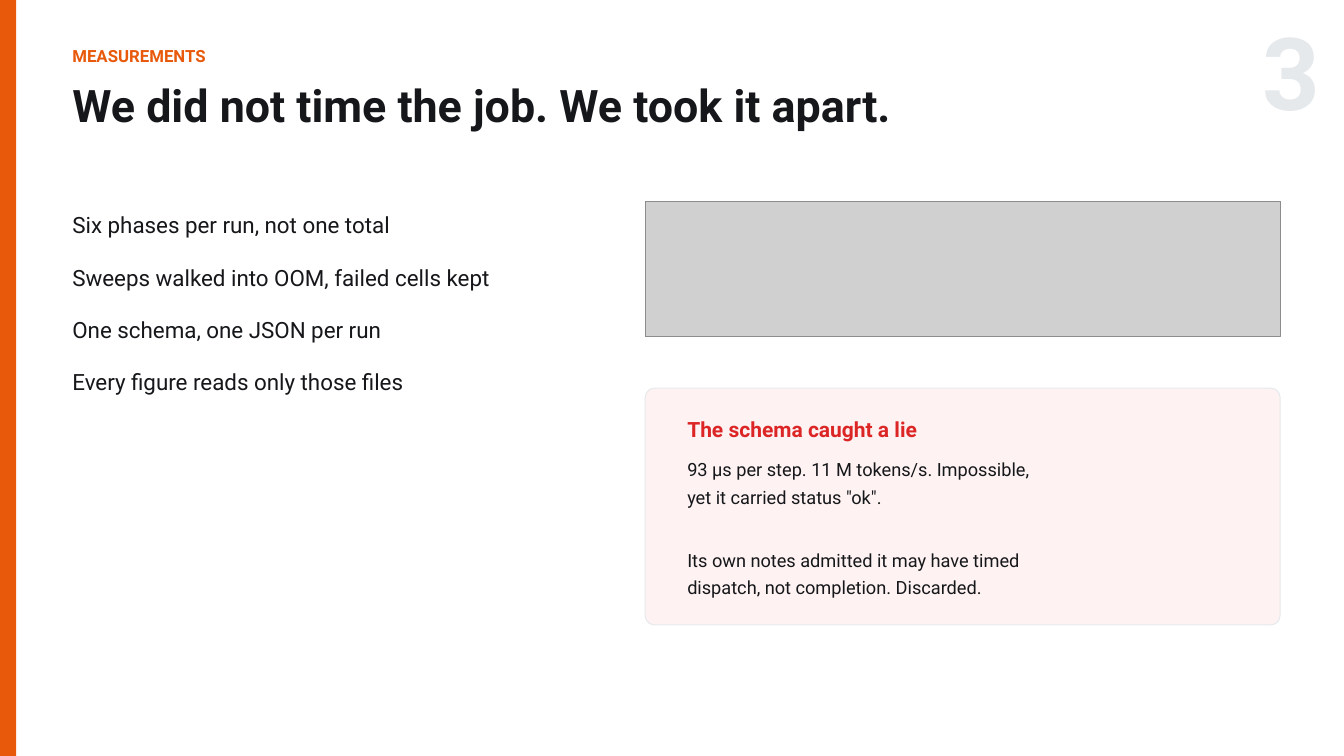
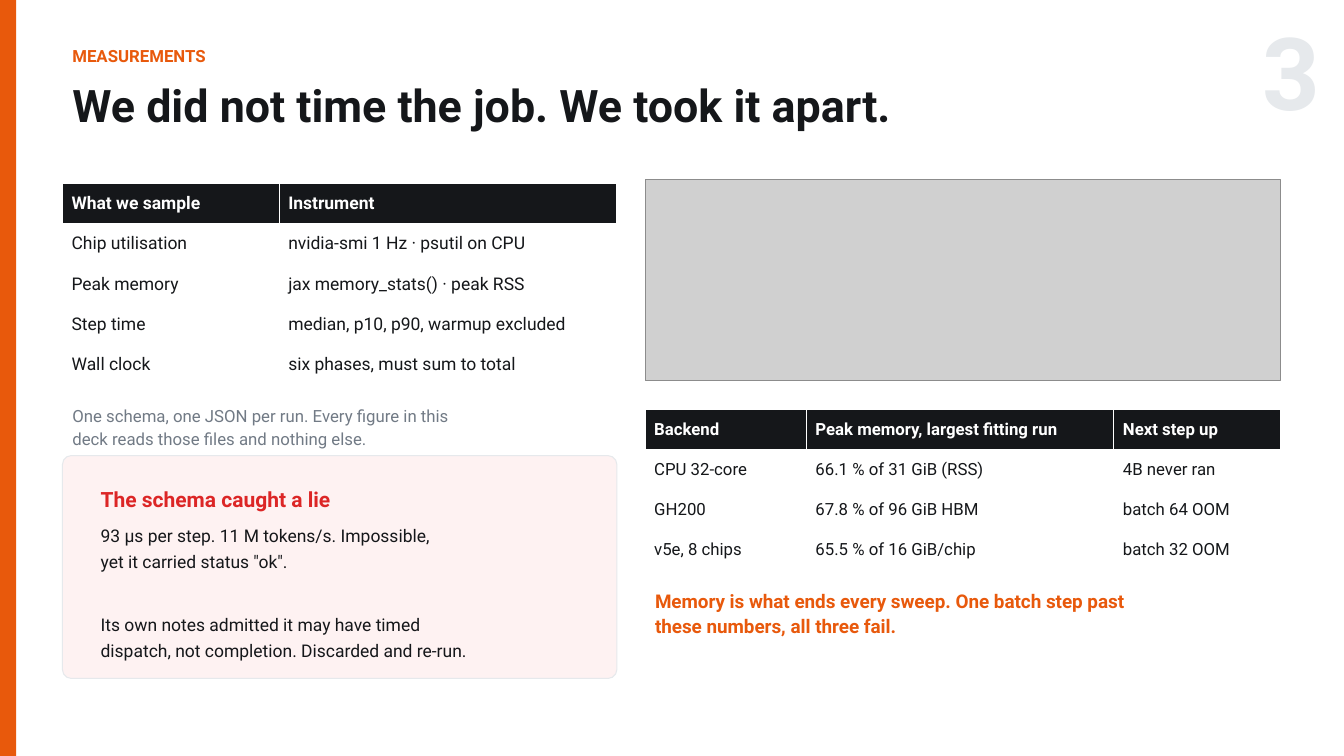
Before and after one commit to RN0L/me344-qwen3-icd10-profiling, a slide deck: slide 3 of slides/ME344_Final_Arnold_Hambuch.pptx. Drawn at 1344x756 pixels with LibreOffice and Linux fonts; fonts in the diff are those of the drawing; grey boxes stand for pictures. Boxes give left, top, right and bottom in pixels: in the first picture for what was removed or moved away, otherwise in the second. Text is boxed around its words. In the diff, an @@ line names an element or a change of style, - is before the commit and + after.

```diff
--- a/slides/ME344_Final_Arnold_Hambuch.pptx
+++ b/slides/ME344_Final_Arnold_Hambuch.pptx
@@ picture: place and size @@
-picture at <box>645,202,1280,337</box>
+picture at <box>645,179,1280,381</box>
@@ table added at <box>63,184,617,385</box>, 5 rows, 2 columns @@
+What we sample | Instrument
+Chip utilisation | nvidia-smi 1 Hz · psutil on CPU
+Peak memory | jax memory_stats() · peak RSS
+Step time | median, p10, p90, warmup excluded
+Wall clock | six phases, must sum to total
@@ text at <box>72,409,448,449</box>: text changed; size 16 to 12 pt; text colour #15171A to #717A85 @@
-Six phases per run, not one total
-Sweeps walked into OOM, failed cells kept
-One schema, one JSON per run
-Every figure reads only those files
+One schema, one JSON per run. Every figure in this
+deck reads those files and nothing else.
@@ table added at <box>645,409,1280,571</box>, 4 rows, 3 columns @@
+Backend | Peak memory, largest fitting run | Next step up
+CPU 32-core | 66.1 % of 31 GiB (RSS) | 4B never ran
+GH200 | 67.8 % of 96 GiB HBM | batch 64 OOM
+v5e, 8 chips | 65.5 % of 16 GiB/chip | batch 32 OOM
@@ rounded rectangle: place and size @@
-rounded rectangle at <box>645,388,1280,625</box>
+rounded rectangle at <box>63,456,617,679</box>
@@ text "The schema caught a lie": place and size @@
-text "The schema caught a lie" at <box>687,421,916,442</box>
+text "The schema caught a lie" at <box>101,491,330,512</box>
@@ text "93 µs per step. 11 ...": place and size @@
-text "93 µs per step. 11 ..." at <box>687,462,1029,598</box>
+text "93 µs per step. 11 ..." at <box>101,529,467,661</box>
@@ text at <box>101,529,430,635</box>: size 13 to 12.5 pt in "93 µs per step. 11 M tokens/s. ...", "yet it carried status "ok".", "Its own notes admitted it may have ..." @@
@@ text added at <box>655,593,1124,637</box>, 13.5 pt, text #E8590C, bold @@
+Memory is what ends every sweep. One batch step past
+these numbers, all three fail.
@@ text at <box>101,644,467,661</box>: text changed; size 13 to 12.5 pt @@
-dispatch, not completion. Discarded.
+dispatch, not completion. Discarded and re-run.
```
Also in this commit, not shown: 4 other slides changed, 11 other files.
